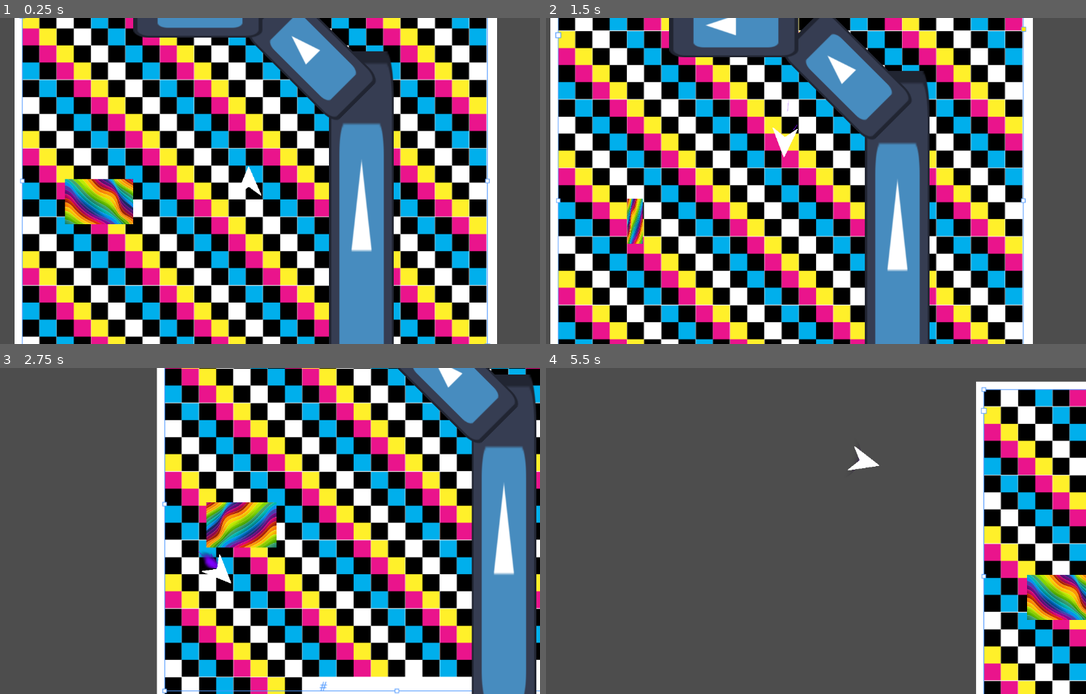
Above: before the commit, frames 1-4 (two rows, left to right).
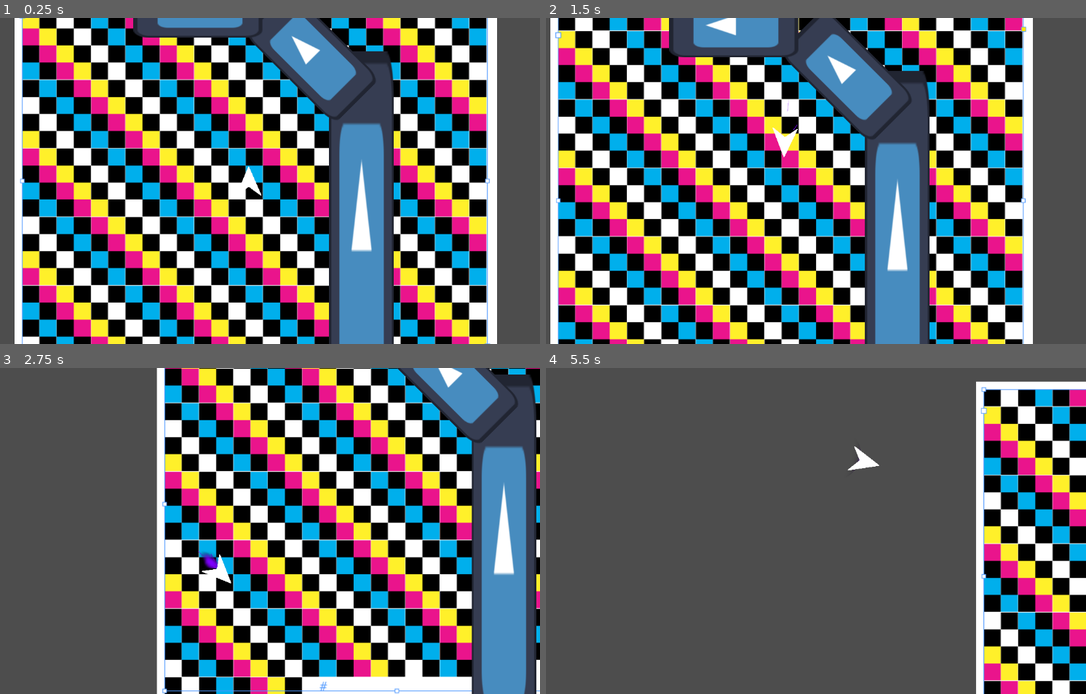
Above: after the commit, the same moments.

Repository: ParadoxArcher/Angle_Advantage
Game: Godot game, scene res://Scenes/GameScene.tscn
Two runs of this game, one before a commit and one after it. Both use one fixed random seed, a clock stepped at 60 frames per second and the inputs below. The engine's default icon, where the game draws it, is replaced by a stand-in: a white triangle on a blue panel in a dark square.
Inputs:
- Up to frame 1 (0.25 s): no input
- Up to frame 2 (1.5 s): hold D (RotateRight) 0.53-1.28 s; hold W (Boost) 0.53-1.28 s; hold S (Back) from 1.28 s (still down); tap Space (Dodge) at 1.35 s
- Up to frame 3 (2.75 s): release S (Back) at 2.03 s; hold D (RotateRight) from 2.03 s (still down); hold W (Boost) from 2.03 s (still down)
- Up to frame 4 (5.5 s): release W (Boost) at 2.78 s; tap Space (Dodge) at 2.85, 4.35 s; release D (RotateRight) at 3.53 s; hold W (Boost) 3.53-4.28 s; hold A (RotateLeft) 3.53-5.03 s; hold S (Back) from 5.03 s (still down); hold W (Boost) from 5.03 s (still down)

The runs differ from the first frame. In frame 1, 1.8% of the frame differs, in the area x 11-25%, y 49-64%; in frame 2, 0.4%; in frame 3, 1.8%, in the area x 38-52%, y 41-56%; in frame 4, 1.5%.

Commit message:
vault backup: 2025-03-21 10:20:25

Diff:
--- a/zProject Files/Godot/Scenes/BoostDetection.gd
+++ b/zProject Files/Godot/Scenes/BoostDetection.gd
@@ -9,6 +9,9 @@
 	var localTransform = PhysicsServer2D.body_get_shape_transform(body_rid, body_shape_index)
 	var shapeType = PhysicsServer2D.shape_get_type(shapeRID)
 	var shapeData = PhysicsServer2D.shape_get_data(shapeRID)
+
+	print(localTransform)
+
 	ColliderInfo[shapeRID] = [bodyTransform, localTransform, shapeType, shapeData]
 
 
--- a/zProject Files/Godot/Scenes/GameScene.tscn
+++ b/zProject Files/Godot/Scenes/GameScene.tscn
@@ -1,10 +1,8 @@
-[gd_scene load_steps=9 format=3 uid="uid://ctvqdcv7mbg4f"]
+[gd_scene load_steps=7 format=3 uid="uid://ctvqdcv7mbg4f"]
 
 [ext_resource type="PackedScene" uid="uid://u7p1uxpg5mr5" path="res://Scenes/Player.tscn" id="1_h4wmg"]
 [ext_resource type="Texture2D" uid="uid://dagthc88af6g6" path="res://Assets/Test/CMYKCheckerboard1.png" id="2_3lpfc"]
 [ext_resource type="Texture2D" uid="uid://bsoxmb2pwe8tu" path="res://Assets/Test/icon.svg" id="3_s4jx2"]
-[ext_resource type="Script" path="res://Scenes/Rainbowjpg.gd" id="5_3hlrh"]
-[ext_resource type="Texture2D" uid="uid://b1hvlxx3rpxcd" path="res://Assets/Test/Rainbowjpg.jpg" id="5_oim1y"]
 
 [sub_resource type="RectangleShape2D" id="RectangleShape2D_mdej7"]
 size = Vector2(255, 1537)
@@ -82,8 +80,3 @@
 [node name="Sprite2D" type="Sprite2D" parent="StaticBody2D3"]
 scale = Vector2(2, 4)
 texture = ExtResource("3_s4jx2")
-
-[node name="Rainbowjpg" type="Sprite2D" parent="."]
-position = Vector2(-592, 80)
-texture = ExtResource("5_oim1y")
-script = ExtResource("5_3hlrh")
--- a/zProject Files/Godot/Scenes/Rainbowjpg.gd
+++ b/zProject Files/Godot/Scenes/Rainbowjpg.gd
@@ -10,4 +10,5 @@
 
 	print(transform)
 
-	transform.x.x = circle
+	transform.x.x = 2 * circle
+	transform.y.y = .5 * circle
Not shown, changed: .obsidian/workspace.json
